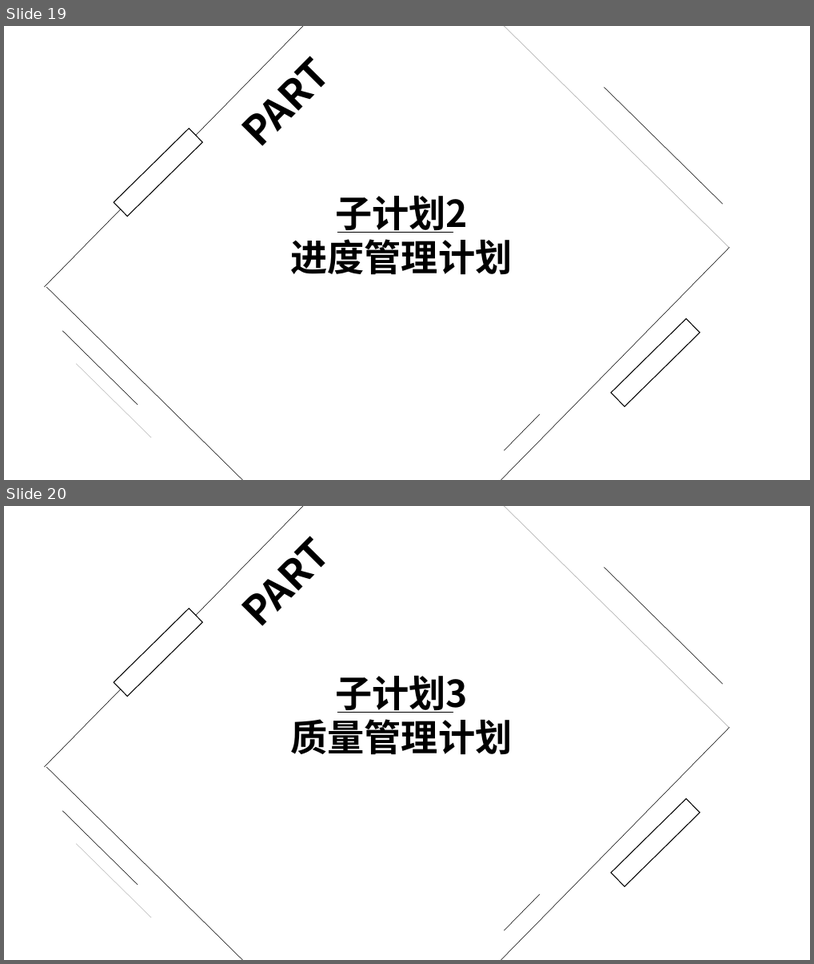
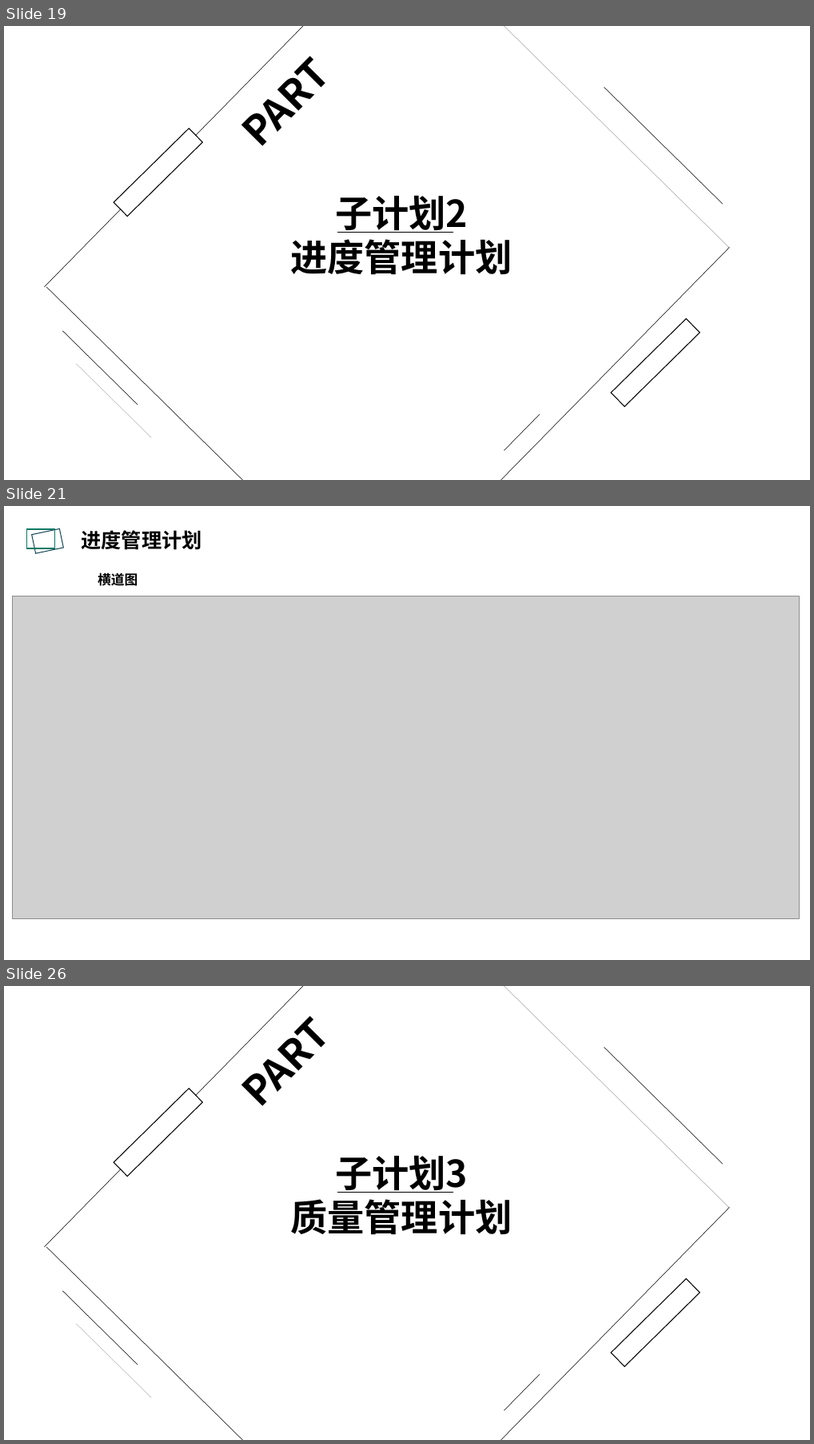
Before and after one commit to PRD2018-G10/TeachingAssistWebsiteProject, a slide deck: 所有组员每周任务/Date1207/PRD2018-G10-需求工程项目计划评审.pptx. Shown one above the other, each under a label of ours: slides 19 and 20 before the commit, slides 19, 21 and 26 after it; the slides between them are not shown. The pictures are 814x964 and 814x1444 pixels, drawn with LibreOffice and Linux fonts; fonts in the diff are those of the drawing; grey boxes stand for pictures; background and template pictures are left out. Boxes give left, top, right and bottom in pixels: in the first picture for what was removed or moved away, otherwise in the second. Text is boxed around its words. In the diff, an @@ line names an element or a change of style, - is before the commit and + after.

```diff
--- a/所有组员每周任务/Date1207/PRD2018-G10-需求工程项目计划评审.pptx
+++ b/所有组员每周任务/Date1207/PRD2018-G10-需求工程项目计划评审.pptx
@@ slide 21 added at [4,506,810,960], background picture (left out) @@
@@ rectangle added at [26,529,55,548], outline #0A7A64 1 pt @@
@@ rectangle added at [32,528,64,553], outline #184858 1 pt @@
@@ text added at [82,530,202,550], 24 pt, text #000000, bold @@
+进度管理计划
@@ text added at [98,571,138,588], 16 pt, text #000000, bold @@
+横道图
@@ picture added at [13,596,800,918] @@
@@ what was slide 20 is now slide 26 @@
```
Also in this commit, not shown: 5 other slides added, 1 slide removed, 13 other files.
